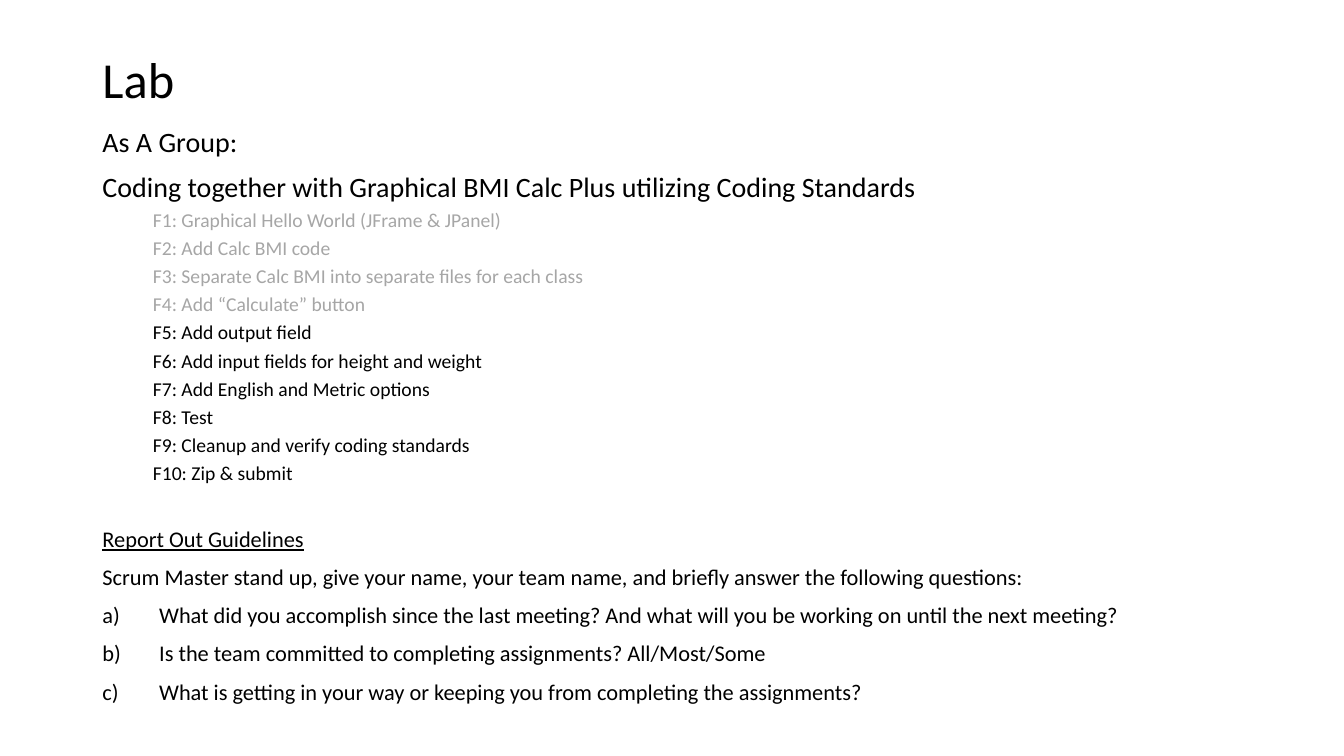
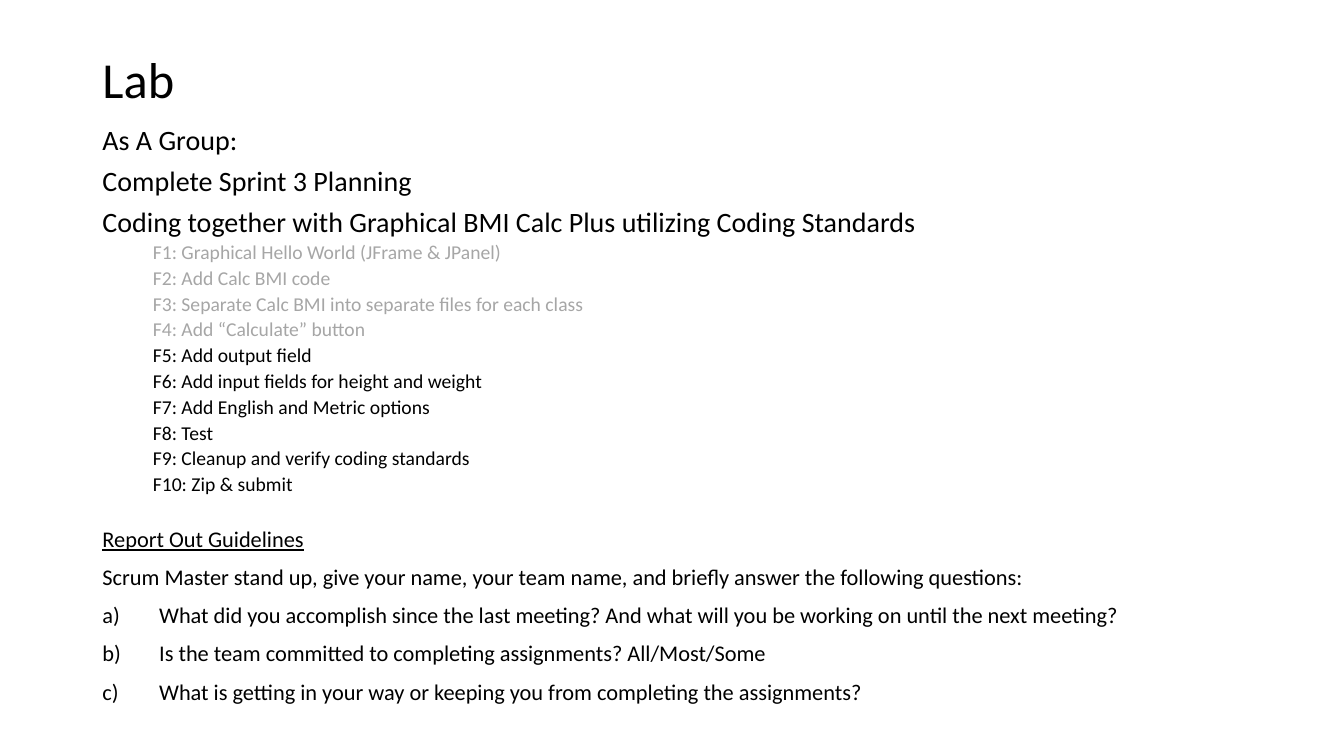
Before and after one commit to EricJPogue/CPSC-24500, a slide deck: slide 12 of lecture-slides/2020-02-11-oop.pptx (slide 11 before the commit). Drawn at 1344x756 pixels with LibreOffice and Linux fonts; fonts in the diff are those of the drawing. Boxes give left, top, right and bottom in pixels: in the first picture for what was removed or moved away, otherwise in the second. Text is boxed around its words. In the diff, an @@ line names an element or a change of style, - is before the commit and + after.

Commit message:
Update file.

```diff
--- a/lecture-slides/2020-02-11-oop.pptx
+++ b/lecture-slides/2020-02-11-oop.pptx
@@ text at (102, 131, 915, 494): line spacing 0.9 to 0.8 @@
@@ text at (102, 171, 411, 196): paragraph added @@
+Complete Sprint 3 Planning
```
Also in this commit, not shown: 1 slide added.
